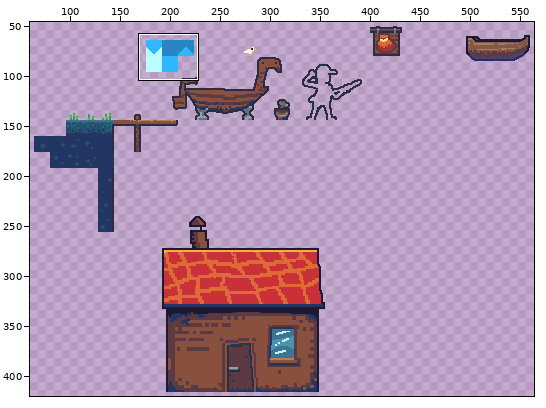
Pixel-art file, stored at res/img/towntiles.aseprite. Above, an overview of the earlier version with the close-up marked.
Close-up. As it was:
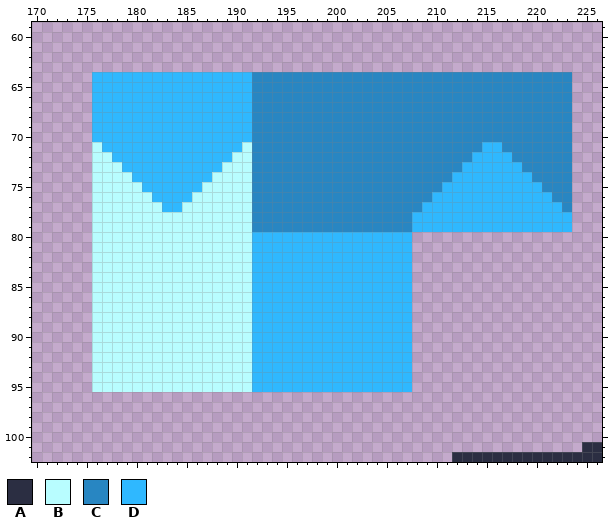
1024x1024 pixels, 1 frame. Colours within 5 levels of each other are drawn and written as one. Shown: x 170..226, y 59..102. The wide view leaves out empty margins.
Palette (. is transparent): A #2b2e42  B #b8fdff  C #2886c2  D #2fb8ff
The same view after the edit:
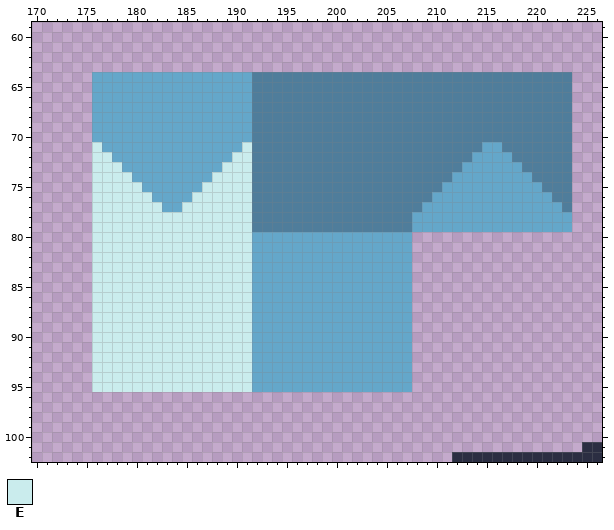
Colours new in this view: E #caeced
Change:
@@ palette @@
-C #2886c2
+C #4f7d9b
-D #2fb8ff
+D #64a7ca
@@ x 174..193 @@
  70 ..DDDDDDDDDDDDDDDDCC
- 71 ..BDDDDDDDDDDDDDDBCC
- 72 ..BBDDDDDDDDDDDDBBCC
- 73 ..BBBDDDDDDDDDDBBBCC
- 74 ..BBBBDDDDDDDDBBBBCC
- 75 ..BBBBBDDDDDDBBBBBCC
- 76 ..BBBBBBDDDDBBBBBBCC
- 77 ..BBBBBBBDDBBBBBBBCC
- 78 ..BBBBBBBBBBBBBBBBCC
- 79 ..BBBBBBBBBBBBBBBBCC
- 80 ..BBBBBBBBBBBBBBBBDD
- 81 ..BBBBBBBBBBBBBBBBDD
- 82 ..BBBBBBBBBBBBBBBBDD
- 83 ..BBBBBBBBBBBBBBBBDD
- 84 ..BBBBBBBBBBBBBBBBDD
- 85 ..BBBBBBBBBBBBBBBBDD
- 86 ..BBBBBBBBBBBBBBBBDD
- 87 ..BBBBBBBBBBBBBBBBDD
- 88 ..BBBBBBBBBBBBBBBBDD
- 89 ..BBBBBBBBBBBBBBBBDD
- 90 ..BBBBBBBBBBBBBBBBDD
- 91 ..BBBBBBBBBBBBBBBBDD
- 92 ..BBBBBBBBBBBBBBBBDD
- 93 ..BBBBBBBBBBBBBBBBDD
- 94 ..BBBBBBBBBBBBBBBBDD
- 95 ..BBBBBBBBBBBBBBBBDD
+ 71 ..EDDDDDDDDDDDDDDECC
+ 72 ..EEDDDDDDDDDDDDEECC
+ 73 ..EEEDDDDDDDDDDEEECC
+ 74 ..EEEEDDDDDDDDEEEECC
+ 75 ..EEEEEDDDDDDEEEEECC
+ 76 ..EEEEEEDDDDEEEEEECC
+ 77 ..EEEEEEEDDEEEEEEECC
+ 78 ..EEEEEEEEEEEEEEEECC
+ 79 ..EEEEEEEEEEEEEEEECC
+ 80 ..EEEEEEEEEEEEEEEEDD
+ 81 ..EEEEEEEEEEEEEEEEDD
+ 82 ..EEEEEEEEEEEEEEEEDD
+ 83 ..EEEEEEEEEEEEEEEEDD
+ 84 ..EEEEEEEEEEEEEEEEDD
+ 85 ..EEEEEEEEEEEEEEEEDD
+ 86 ..EEEEEEEEEEEEEEEEDD
+ 87 ..EEEEEEEEEEEEEEEEDD
+ 88 ..EEEEEEEEEEEEEEEEDD
+ 89 ..EEEEEEEEEEEEEEEEDD
+ 90 ..EEEEEEEEEEEEEEEEDD
+ 91 ..EEEEEEEEEEEEEEEEDD
+ 92 ..EEEEEEEEEEEEEEEEDD
+ 93 ..EEEEEEEEEEEEEEEEDD
+ 94 ..EEEEEEEEEEEEEEEEDD
+ 95 ..EEEEEEEEEEEEEEEEDD
  96 ....................
Pixel boxes of the changes (left, top, right, bottom) in both close-ups:
changed: (92, 72, 572, 392)
